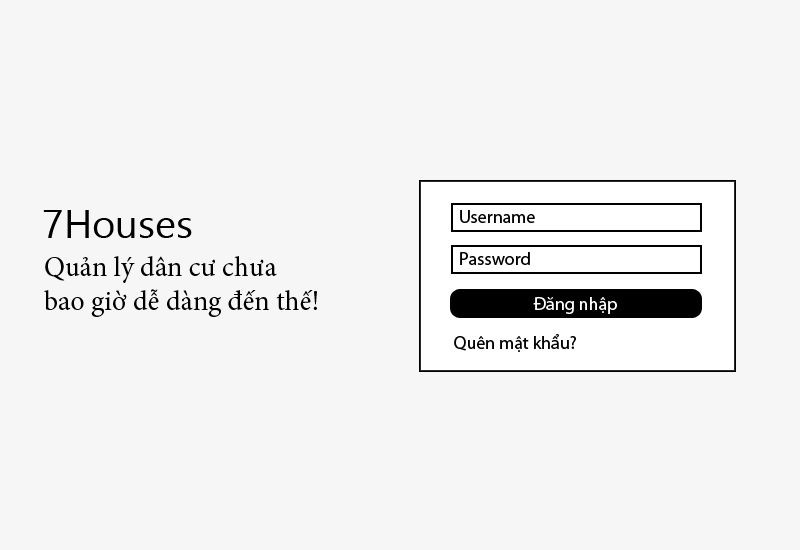
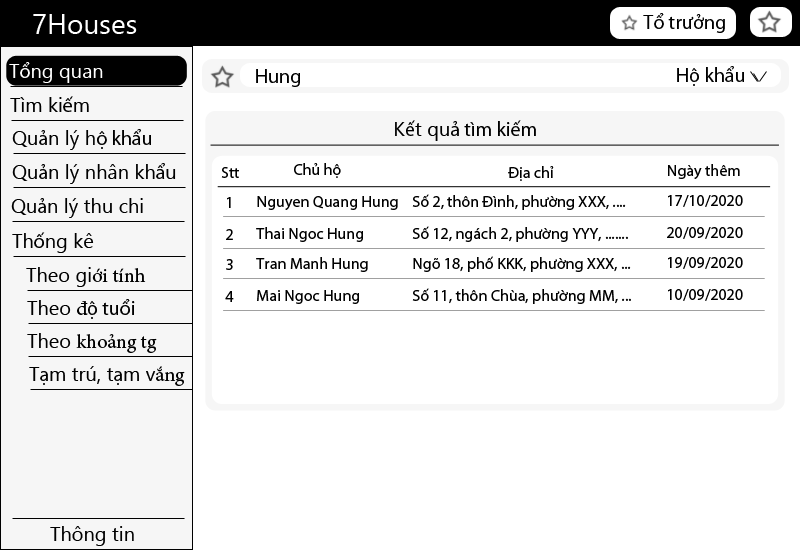
Layer changes from the first 800 x 550 image to the second:
hid group "StartWindow" (16 layers) over <box>0,0,800,550</box>
hid group "Tong Quan" (1st of 2, in "DashBoard") (75 layers) over <box>193,46,800,550</box>
added layer "Filter" in group "Tim kiem" over <box>677,66,767,86</box>
